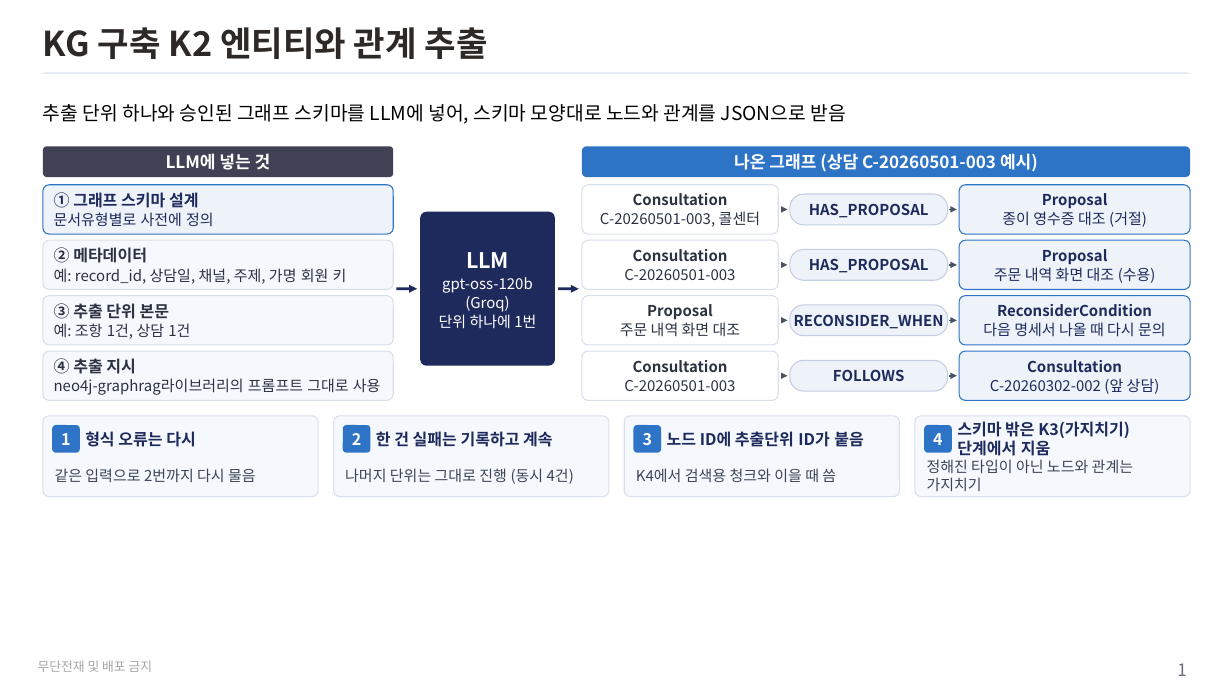
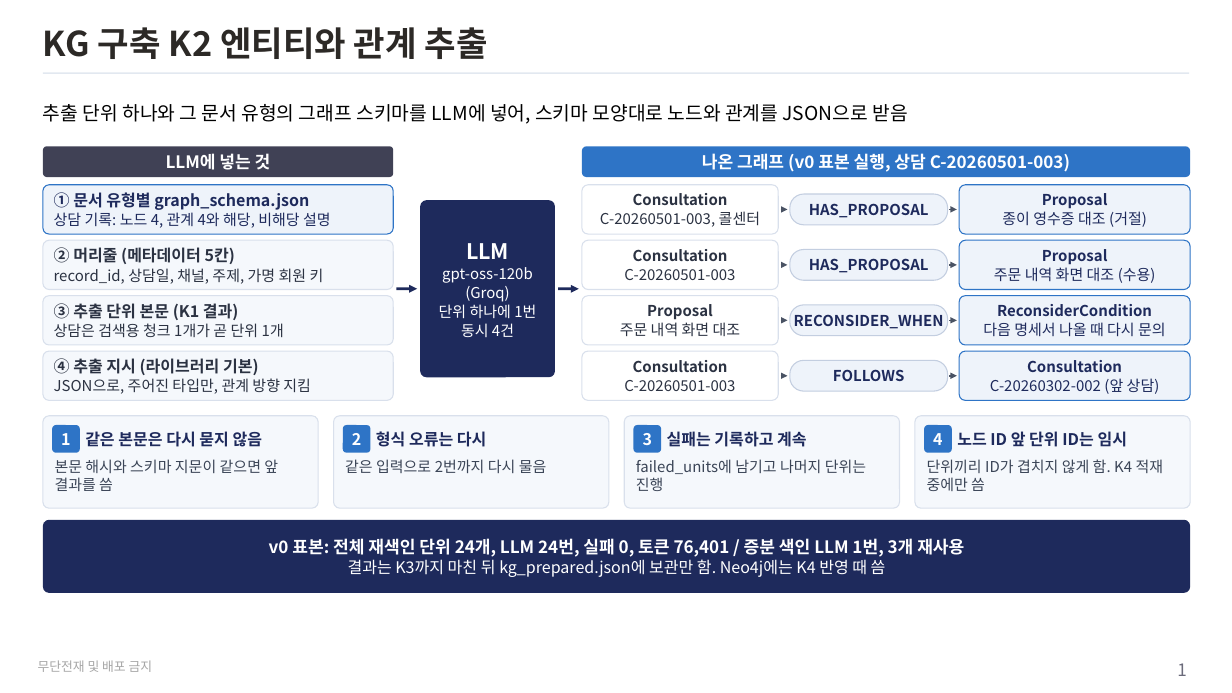
Before and after one commit to unicorn-campus/design-agentic-ai, a slide deck: slide 1 of temp/k2-extraction/K2추출.pptx. Drawn at 1232x693 pixels with LibreOffice and Linux fonts; fonts in the diff are those of the drawing. Boxes give left, top, right and bottom in pixels: in the first picture for what was removed or moved away, otherwise in the second. Text is boxed around its words. In the diff, an @@ line names an element or a change of style, - is before the commit and + after.

```diff
--- a/temp/k2-extraction/K2추출.pptx
+++ b/temp/k2-extraction/K2추출.pptx
@@ text at (x1=43, y1=104, x2=907, y2=124): text changed @@
-추출 단위 하나와 승인된 그래프 스키마를 LLM에 넣어, 스키마 모양대로 노드와 관계를 JSON으로 받음
+추출 단위 하나와 그 문서 유형의 그래프 스키마를 LLM에 넣어, 스키마 모양대로 노드와 관계를 JSON으로 받음
@@ text at (x1=702, y1=153, x2=1070, y2=172): text changed @@
-나온 그래프 (상담 C-20260501-003 예시)
+나온 그래프 (v0 표본 실행, 상담 C-20260501-003)
@@ text at (x1=54, y1=192, x2=331, y2=228): text changed; size 14 to 15 pt; bold on @@
-① 그래프 스키마 설계
-문서유형별로 사전에 정의
+① 문서 유형별 graph_schema.json
+상담 기록: 노드 4, 관계 4와 해당, 비해당 설명
@@ text "LLM" moved from (x1=439, y1=252, x2=536, y2=328) to (x1=439, y1=243, x2=536, y2=337) @@
@@ rounded rectangle resized from (x1=420, y1=212, x2=555, y2=366) to (x1=420, y1=200, x2=555, y2=377) @@
@@ text at (x1=54, y1=247, x2=324, y2=284): text changed @@
-② 메타데이터
-예: record_id, 상담일, 채널, 주제, 가명 회원 키
+② 머리줄 (메타데이터 5칸)
+record_id, 상담일, 채널, 주제, 가명 회원 키
@@ text at (x1=54, y1=303, x2=284, y2=337): text changed @@
-③ 추출 단위 본문
-예: 조항 1건, 상담 1건
+③ 추출 단위 본문 (K1 결과)
+상담은 검색용 청크 1개가 곧 단위 1개
@@ text at (x1=461, y1=323, x2=514, y2=337): paragraph added @@
+동시 4건
@@ text at (x1=54, y1=358, x2=311, y2=394): text changed @@
-④ 추출 지시
-neo4j-graphrag라이브러리의 프롬프트 그대로 사용
+④ 추출 지시 (라이브러리 기본)
+JSON으로, 주어진 타입만, 관계 방향 지킴
@@ rounded rectangle resized from (x1=43, y1=416, x2=319, y2=497) to (x1=43, y1=416, x2=319, y2=508) @@
@@ rounded rectangle resized from (x1=333, y1=416, x2=609, y2=497) to (x1=333, y1=416, x2=609, y2=508) @@
@@ rounded rectangle resized from (x1=624, y1=416, x2=900, y2=497) to (x1=624, y1=416, x2=900, y2=508) @@
@@ proportions changed in 4 elements at (x1=43, y1=416, x2=319, y2=508), (x1=333, y1=416, x2=609, y2=508), (x1=624, y1=416, x2=900, y2=508), (x1=915, y1=416, x2=1190, y2=508) @@
@@ rounded rectangle resized from (x1=915, y1=416, x2=1190, y2=497) to (x1=915, y1=416, x2=1190, y2=508) @@
@@ text at (x1=85, y1=431, x2=263, y2=447): text changed @@
-형식 오류는 다시
+같은 본문은 다시 묻지 않음
@@ text at (x1=376, y1=431, x2=487, y2=447): text changed @@
-한 건 실패는 기록하고 계속
+형식 오류는 다시
@@ text at (x1=667, y1=431, x2=806, y2=447): text changed @@
-노드 ID에 추출단위 ID가 붙음
+실패는 기록하고 계속
@@ text at (x1=957, y1=431, x2=1128, y2=447): text changed @@
-스키마 밖은 K3(가지치기)단계에서 지움
+노드 ID 앞 단위 ID는 임시
@@ text at (x1=55, y1=459, x2=278, y2=491): text changed @@
-같은 입력으로 2번까지 다시 물음
+본문 해시와 스키마 지문이 같으면 앞 결과를 씀
@@ text at (x1=345, y1=459, x2=547, y2=473): text changed @@
-나머지 단위는 그대로 진행 (동시 4건)
+같은 입력으로 2번까지 다시 물음
@@ vertical alignment middle to top in 4 elements at (x1=345, y1=459, x2=547, y2=473), (x1=55, y1=459, x2=278, y2=491), (x1=927, y1=459, x2=1164, y2=491), (x1=636, y1=459, x2=866, y2=491) @@
@@ text at (x1=636, y1=459, x2=866, y2=491): text changed @@
-K4에서 검색용 청크와 이을 때 씀
+failed_units에 남기고 나머지 단위는 진행
@@ text at (x1=927, y1=459, x2=1164, y2=491): text changed @@
-정해진 타입이 아닌 노드와 관계는 가지치기
+단위끼리 ID가 겹치지 않게 함. K4 적재 중에만 씀
@@ rounded rectangle added at (x1=43, y1=520, x2=1190, y2=593), fill #1E2A5C @@
@@ text added at (x1=269, y1=538, x2=964, y2=577), 16 pt, text #FFFFFF, bold @@
+v0 표본: 전체 재색인 단위 24개, LLM 24번, 실패 0, 토큰 76,401 / 증분 색인 LLM 1번, 3개 재사용
+결과는 K3까지 마친 뒤 kg_prepared.json에 보관만 함. Neo4j에는 K4 반영 때 씀
```
Also in this commit, not shown: 1 other slide changed, 6 other files.
